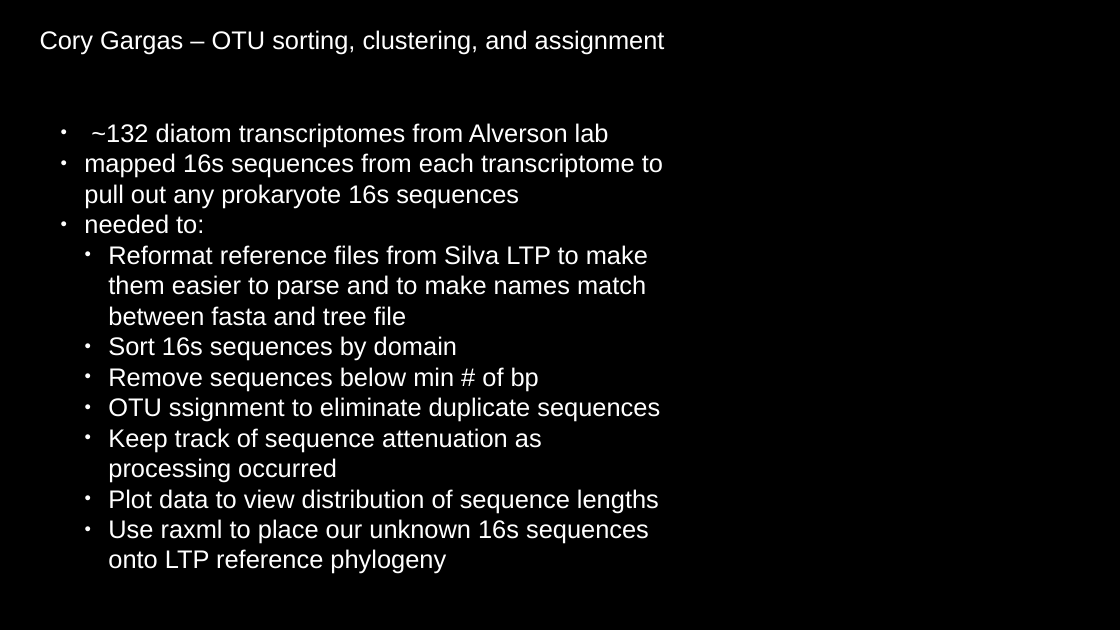
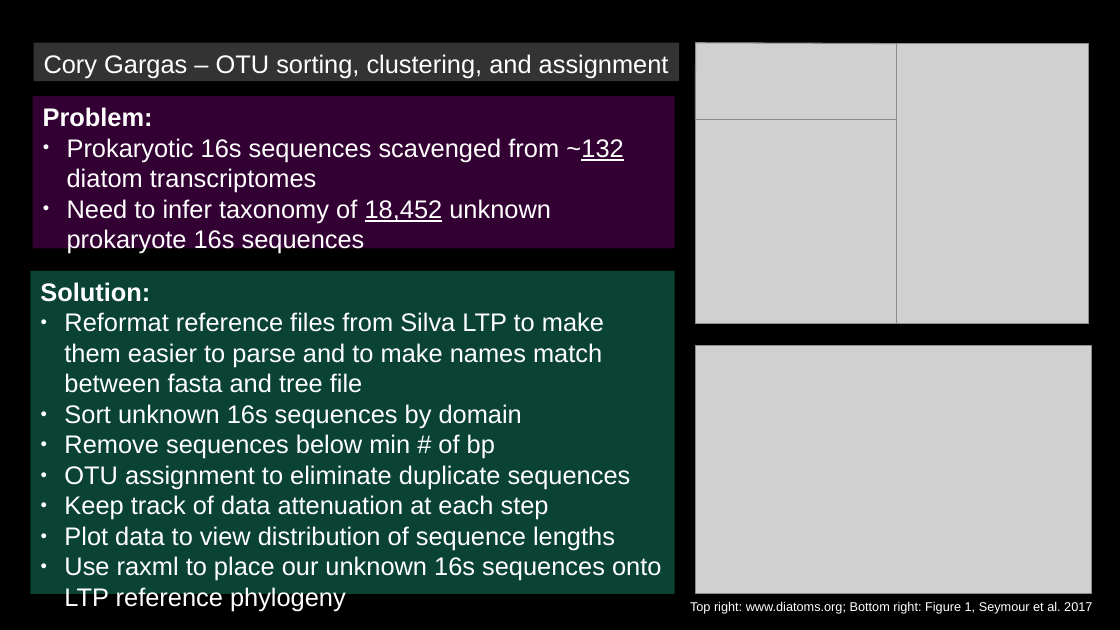
Before and after one commit to cbgargas/biol5153, a slide deck: slide 1 of gargas_final_project_presentation.odp. Drawn at 1120x630 pixels with LibreOffice and Linux fonts; fonts in the diff are those of the drawing; grey boxes stand for pictures. Boxes give left, top, right and bottom in pixels: in the first picture for what was removed or moved away, otherwise in the second. Text is boxed around its words. In the diff, an @@ line names an element or a change of style, - is before the commit and + after.

Commit message:
workflow finished, added images. Need to shorten and clarify solutions text block

```diff
--- a/gargas_final_project_presentation.odp
+++ b/gargas_final_project_presentation.odp
@@ rectangle "Cory Gargas – OTU sorting, ...": place and size @@
-rectangle "Cory Gargas – OTU sorting, ..." at (40,30,665,54)
+rectangle "Cory Gargas – OTU sorting, ..." at (34,43,679,81)
@@ rectangle "Cory Gargas – OTU sorting, ..." at (34,43,679,81): fill none to #666666 at 50% opacity @@
@@ picture added at (696,43,902,121) @@
@@ picture added at (897,44,1090,323) @@
@@ rectangle added at (33,97,675,249), fill #800080 at 40% opacity, 18 pt, text #FFFFFF @@
+Problem:
+● Prokaryotic 16s sequences scavenged from ~132 diatom transcriptomes
+● Need to infer taxonomy of 18,452 unknown prokaryote 16s sequences
@@ picture added at (695,120,900,324) @@
@@ rectangle "Solution:": place and size @@
-rectangle "Solution:" at (84,123,663,574)
+rectangle "Solution:" at (30,271,675,595)
@@ rectangle "Solution:" at (30,271,675,595): fill none to #158466 at 50% opacity @@
@@ text in rectangle at (40,282,150,302): text changed; bold on @@
-● ~132 diatom transcriptomes from Alverson lab
-● mapped 16s sequences from each transcriptome to pull out any prokaryote 16s sequences
-● needed to:
+Solution:
@@ text in rectangle at (64,312,661,611): list level 2 to 1 in "Reformat reference files from Silva ..."; list level 2 to 1 in "Remove sequences below min # ..."; list level 2 to 1 in "Plot data to view distribution ..."; list level 2 to 1 in "Use raxml to place our ..." @@
@@ picture added at (695,346,1092,594) @@
@@ text in rectangle at (64,404,522,428): text changed @@
-  ● Sort 16s sequences by domain
+● Sort unknown 16s sequences by domain
@@ text in rectangle at (64,465,631,520): text changed @@
-  ● OTU ssignment to eliminate duplicate sequences
-  ● Keep track of sequence attenuation as processing occurred
+● OTU assignment to eliminate duplicate sequences
+● Keep track of data attenuation at each step
@@ text added at (690,601,1092,614), 9 pt, text #FFFFFF @@
+Top right: www.diatoms.org; Bottom right: Figure 1, Seymour et al. 2017
```
Also in this commit, not shown: 1 slide added, 1 slide removed.
